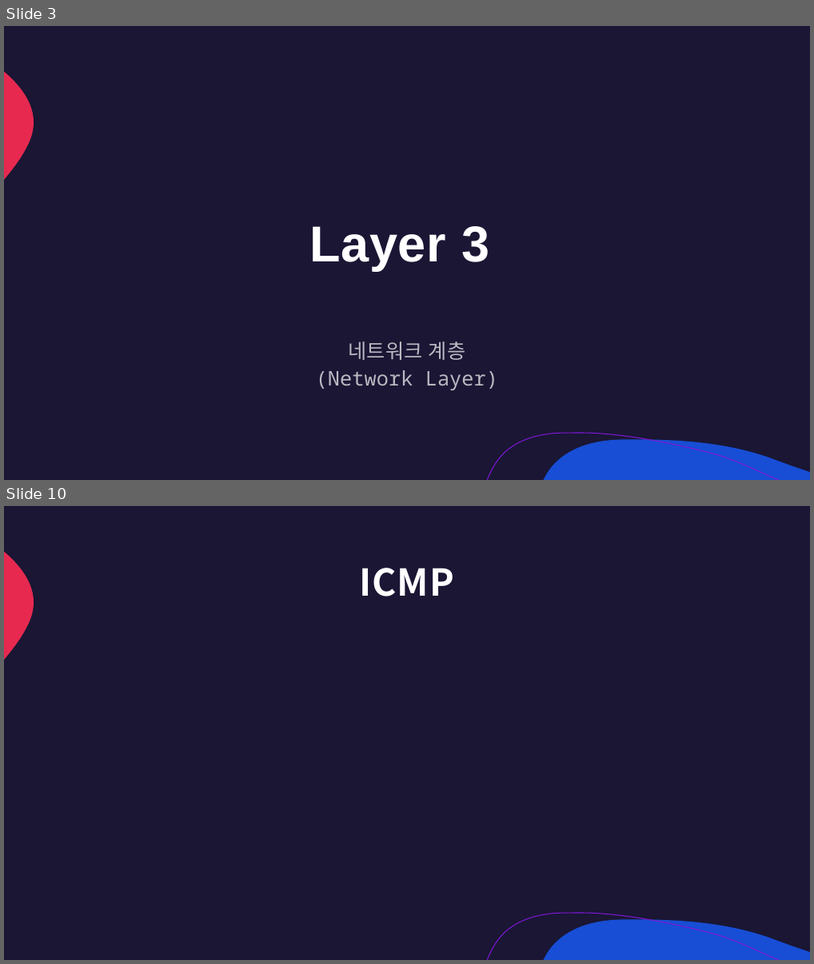
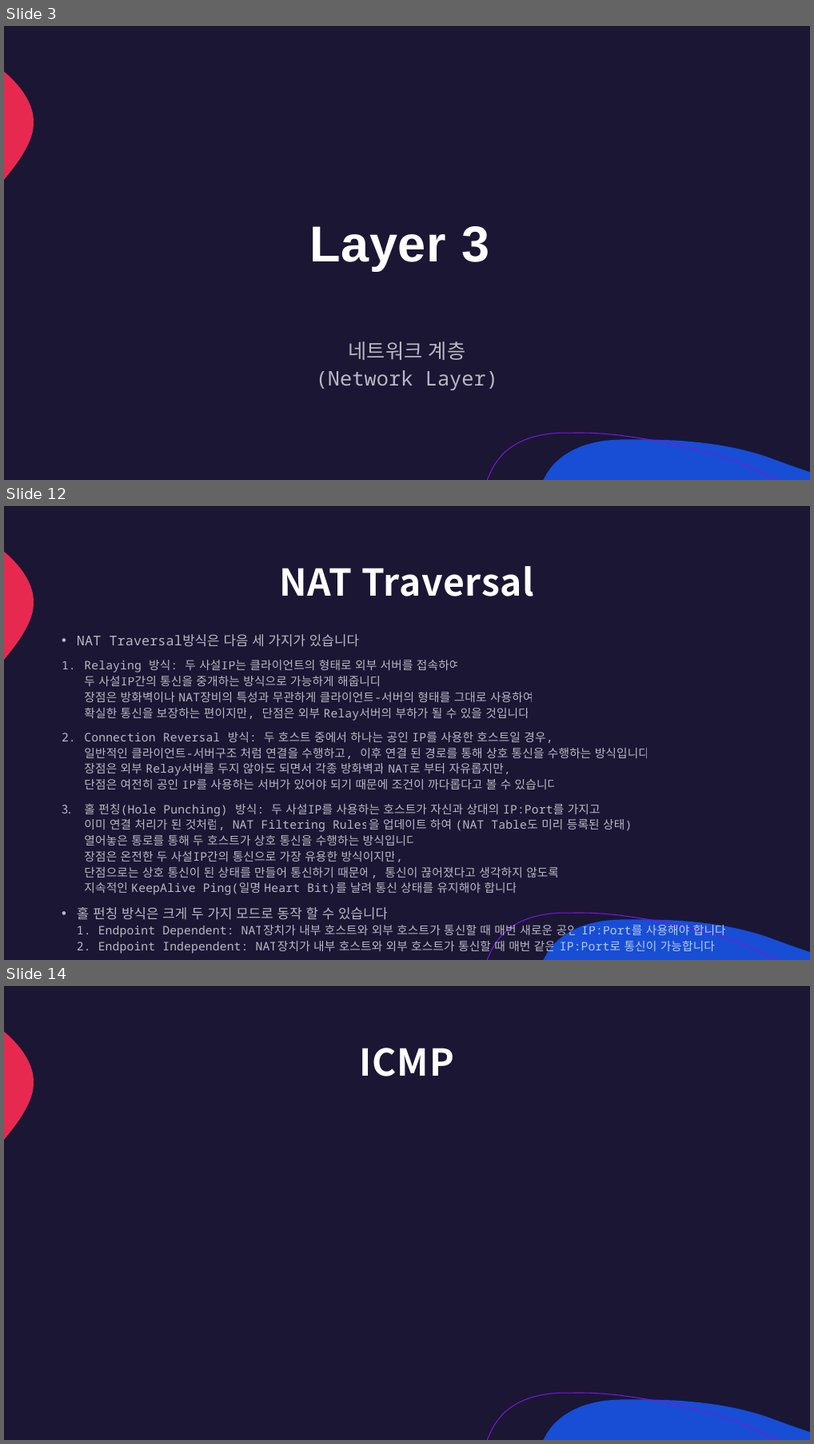
Before and after one commit to lumen4723/2024_network, a slide deck: 3.pptx. Shown one above the other, each under a label of ours: slides 3 and 10 before the commit, slides 3, 12 and 14 after it; the slides between them are not shown. The pictures are 814x964 and 814x1444 pixels, drawn with LibreOffice and Linux fonts; fonts in the diff are those of the drawing. Boxes give left, top, right and bottom in pixels: in the first picture for what was removed or moved away, otherwise in the second. Text is boxed around its words. In the diff, an @@ line names an element or a change of style, - is before the commit and + after.

Commit message:
Update 1 ~ 13 3.pptx

```diff
--- a/3.pptx
+++ b/3.pptx
@@ slide 12 added at bbox=[4, 506, 810, 960], background #1A1634; not listed: 3 template elements that a slide beside it also shows @@
@@ title added at bbox=[279, 566, 534, 596], 44 pt, text #FFFFFF, bold @@
+NAT Traversal
@@ text added at bbox=[77, 634, 726, 953], 14 pt, text #FFFFFF at 70% opacity @@
+• NAT Traversal방식은 다음 세 가지가 있습니다
+1. Relaying 방식: 두 사설IP는 클라이언트의 형태로 외부 서버를 접속하여
+   두 사설IP간의 통신을 중개하는 방식으로 가능하게 해줍니다
+   장점은 방화벽이나 NAT장비의 특성과 무관하게 클라이언트-서버의 형태를 그대로 사용하여
+   확실한 통신을 보장하는 편이지만, 단점은 외부 Relay서버의 부하가 될 수 있을 것입니다
+2. Connection Reversal 방식: 두 호스트 중에서 하나는 공인 IP를 사용한 호스트일 경우,
+   일반적인 클라이언트-서버구조 처럼 연결을 수행하고, 이후 연결 된 경로를 통해 상호 통신을 수행하는 방식입니다
+   장점은 외부 Relay서버를 두지 않아도 되면서 각종 방화벽과 NAT로 부터 자유롭지만,
+   단점은 여전히 공인 IP를 사용하는 서버가 있어야 되기 때문에 조건이 까다롭다고 볼 수 있습니다
+3. 홀 펀칭(Hole Punching) 방식: 두 사설IP를 사용하는 호스트가 자신과 상대의 IP:Port를 가지고
+   이미 연결 처리가 된 것처럼, NAT Filtering Rules을 업데이트 하여 (NAT Table도 미리 등록된 상태)
+   열어놓은 통로를 통해 두 호스트가 상호 통신을 수행하는 방식입니다
+   장점은 온전한 두 사설IP간의 통신으로 가장 유용한 방식이지만,
+   단점으로는 상호 통신이 된 상태를 만들어 통신하기 때문에, 통신이 끊어졌다고 생각하지 않도록
+   지속적인 KeepAlive Ping(일명 Heart Bit)를 날려 통신 상태를 유지해야 합니다
+• 홀 펀칭 방식은 크게 두 가지 모드로 동작 할 수 있습니다
+  1. Endpoint Dependent: NAT장치가 내부 호스트와 외부 호스트가 통신할 때 매번 새로운 공인 IP:Port를 사용해야 합니다
+  2. Endpoint Independent: NAT장치가 내부 호스트와 외부 호스트가 통신할 때 매번 같은 IP:Port로 통신이 가능합니다
@@ what was slide 10 is now slide 14 @@
```
Also in this commit, not shown: 1 slide changed, 8 other slides added, 5 slides removed.
